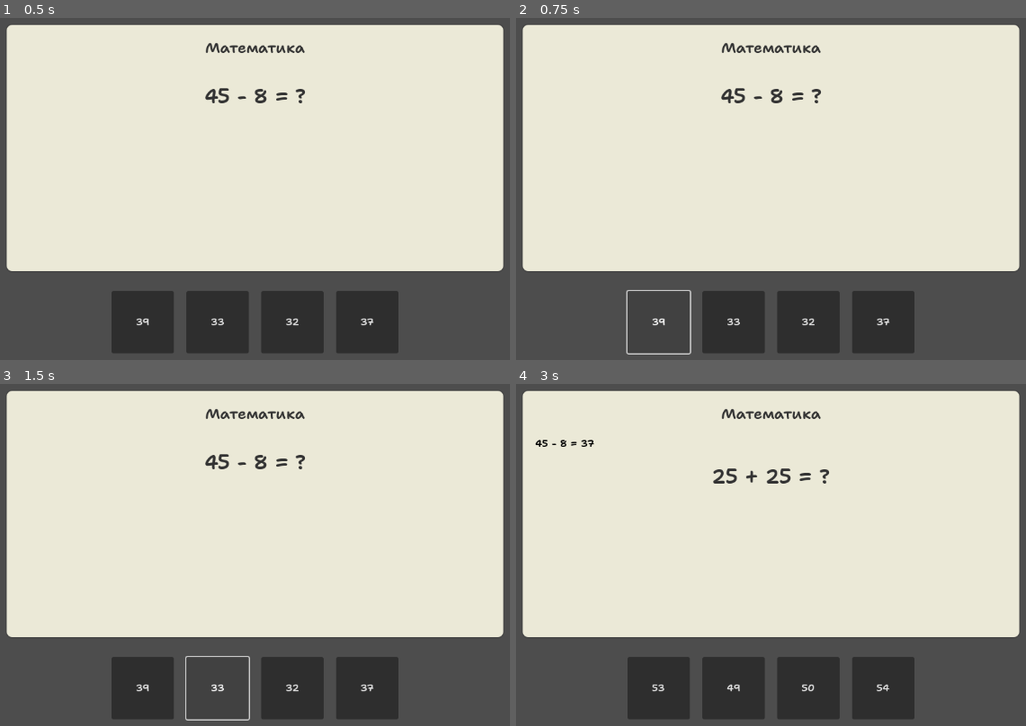
Above: before the commit, frames 1-4 (two rows, left to right).
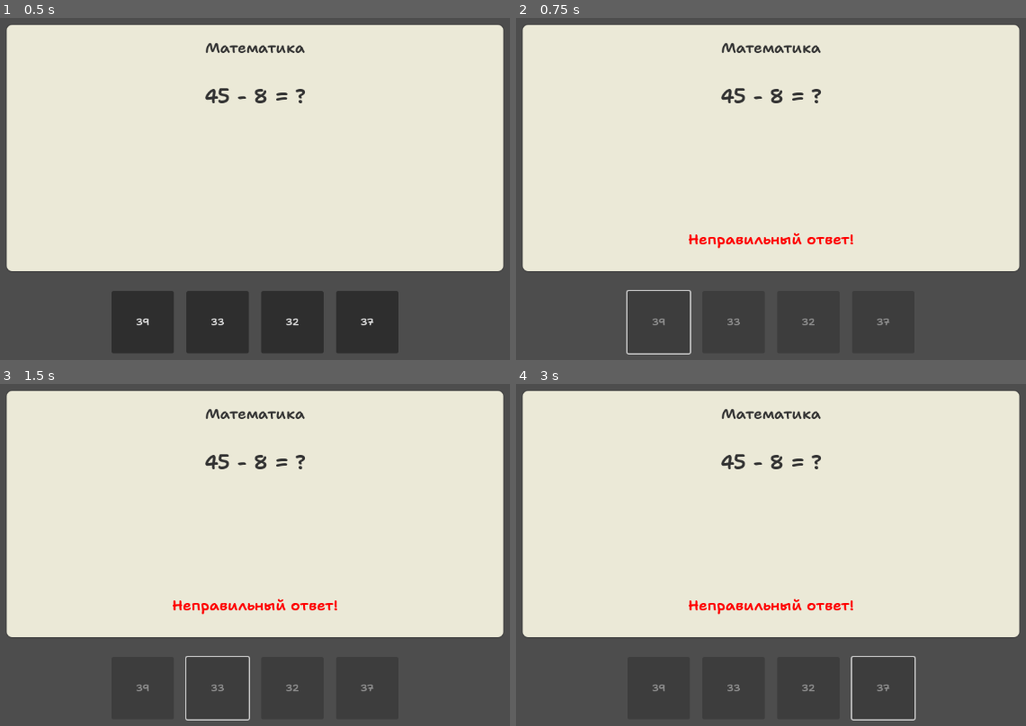
Above: after the commit, the same moments.

Repository: Dudko-godot/cgc-jam1
Game: Godot game, scene res://scenes/mini-games/homework/homework.tscn
Same seed, same stepped clock (60 frames per second), same inputs: the game is played once before the commit and once after it. This scene is started directly instead of the project's main scene.
Inputs (mouse positions are in pixels of both pictures, inside the frame that each line leads up to):
- Up to frame 1 (0.5 s): no input
- Up to frame 2 (0.75 s): click "39" at 0.5 s
- Up to frame 3 (1.5 s): click (219, 688) at 1.25 s, where only the run before the commit has a clickable "33"
- Up to frame 4 (3 s): click (806, 688) at 2 s, where only the run before the commit has a clickable "32"; click (883, 688) at 2.75 s, where only the run before the commit has a clickable "37"

Frame 1 is identical in both runs. In frame 2, 0.6% of the frame differs, in the area x 26-74%, y 62-91%; in frame 3, 0.6%; in frame 4, 1.7%, in the area x 3-79%, y 16-99%.

Commit message:
Placed all Mgames + homework fix

Diff:
--- a/global/game_tasks.gd
+++ b/global/game_tasks.gd
@@ -52,10 +52,37 @@
 		"prompt_text": "Нажмите E чтобы запустить тестовую игру",
 		"disabled_text": "Тестовая игра недоступна"
 	},
+	"hang_laundry": {
+		"id": "hang_laundry",
+		"title": "Развесить белье",
+		"description": "Развесьте чистое белье на веревке",
+		"scene_path": "res://scenes/mini-games/laundry/laundry.tscn",
+		"state": TaskState.INACTIVE,
+		"prompt_text": "Нажмите E чтобы развесить белье",
+		"disabled_text": "Корзина пуста"
+	},
+	"cleanup_toys": {
+		"id": "cleanup_toys",
+		"title": "Убрать игрушки",
+		"description": "Собери разбросанные игрушки в коробку",
+		"scene_path": "res://scenes/mini-games/cleanup_toys/cleanup_toys.tscn",
+		"state": TaskState.INACTIVE,
+		"prompt_text": "Нажмите E чтобы убрать игрушки",
+		"disabled_text": "Игрушки уже убраны"
+	},
+	"cleanup_tv": {
+		"id": "cleanup_tv",
+		"title": "Протереть телевизор",
+		"description": "Очисти телевизор от пыли",
+		"scene_path": "res://scenes/mini-games/cleanup_tv/cleanup_tv.tscn",
+		"state": TaskState.INACTIVE,
+		"prompt_text": "Нажмите E чтобы протереть телевизор",
+		"disabled_text": "Телевизор уже чистый"
+	},
 	"water_plants": {
 		"id": "water_plants",
 		"title": "Полить растения",
-		"description": "Полей все растения в комнате",
+		"description": "Полей все комнатные растения",
 		"scene_path": "res://scenes/mini-games/plants/plants.tscn",
 		"state": TaskState.INACTIVE,
 		"prompt_text": "Нажмите E чтобы полить растения",
--- a/scenes/activates/activator.tscn
+++ b/scenes/activates/activator.tscn
@@ -3,6 +3,7 @@
 [ext_resource type="Script" path="res://scenes/activates/activator.gd" id="1_lnt67"]
 
 [sub_resource type="CircleShape2D" id="CircleShape2D_y3ne4"]
+radius = 52.1536
 
 [node name="Activator" type="Area2D"]
 script = ExtResource("1_lnt67")
--- a/scenes/levels/game.tscn
+++ b/scenes/levels/game.tscn
@@ -14,19 +14,31 @@
 position = Vector2(166, -81)
 
 [node name="SimpleInteractable4" parent="map" instance=ExtResource("3_koioy")]
-position = Vector2(464, 717)
+position = Vector2(1346, 957)
 task_id = "water_plants"
 
 [node name="SimpleInteractable5" parent="map" instance=ExtResource("3_koioy")]
-position = Vector2(595, 717)
+position = Vector2(1347, 65)
 task_id = "wash_dishes"
 
 [node name="SimpleInteractable6" parent="map" instance=ExtResource("3_koioy")]
-position = Vector2(723, 717)
+position = Vector2(17, 2)
 task_id = "do_homework"
 
 [node name="SimpleInteractable" parent="map" instance=ExtResource("3_koioy")]
-position = Vector2(853, 713)
+position = Vector2(709, 459)
+
+[node name="SimpleInteractable7" parent="map" instance=ExtResource("3_koioy")]
+position = Vector2(-393, 195)
+task_id = "hang_laundry"
+
+[node name="SimpleInteractable2" parent="map" instance=ExtResource("3_koioy")]
+position = Vector2(-128, 962)
+task_id = "cleanup_tv"
+
+[node name="SimpleInteractable3" parent="map" instance=ExtResource("3_koioy")]
+position = Vector2(67, -327)
+task_id = "cleanup_toys"
 
 [node name="CanvasLayer" type="CanvasLayer" parent="."]
 
--- a/scenes/map/new_tile_set.tres
+++ b/scenes/map/new_tile_set.tres
@@ -9,7 +9,7 @@
 1:0/0 = 0
 1:0/0/physics_layer_0/polygon_0/points = PackedVector2Array(-64, -64, 64, -64, 64, 64, -64, 64)
 2:0/0 = 0
-2:0/0/physics_layer_0/polygon_0/points = PackedVector2Array(-64, -64, 64, -64, 64, 64, -64, 64)
+2:0/0/physics_layer_0/polygon_0/points = PackedVector2Array(64, 44, 64, 64, -64, 64, -64, 44)
 3:0/0 = 0
 3:0/0/physics_layer_0/polygon_0/points = PackedVector2Array(-64, -64, 64, -64, 64, 64, -64, 64)
 6:0/0 = 0
@@ -29,15 +29,19 @@
 1:1/0 = 0
 1:1/0/physics_layer_0/polygon_0/points = PackedVector2Array(-64, -64, 64, -64, 64, 64, -64, 64)
 2:1/0 = 0
+2:1/0/physics_layer_0/polygon_0/points = PackedVector2Array(-64, -64, 64, -64, 64, 64, -64, 64)
 3:1/0 = 0
+3:1/0/physics_layer_0/polygon_0/points = PackedVector2Array(-64, -64, 64, -64, 64, 64, -64, 64)
 4:1/0 = 0
+4:1/0/physics_layer_0/polygon_0/points = PackedVector2Array(-64, -64, 64, -64, 64, 64, -64, 64)
 5:1/0 = 0
+5:1/0/physics_layer_0/polygon_0/points = PackedVector2Array(-64, -64, 64, -64, 64, 64, -64, 64)
 6:1/0 = 0
 6:1/0/physics_layer_0/polygon_0/points = PackedVector2Array(-64, -64, 64, -64, 64, 64, -64, 64)
 7:1/0 = 0
 7:1/0/physics_layer_0/polygon_0/points = PackedVector2Array(-64, -64, 64, -64, 64, 64, -64, 64)
 8:1/0 = 0
-8:1/0/physics_layer_0/polygon_0/points = PackedVector2Array(-64, -64, 64, -64, 64, 64, -64, 64)
+8:1/0/physics_layer_0/polygon_0/points = PackedVector2Array(47, 44, 47, -64, 64, -64, 64, 64, -64, 64, -64, 44)
 9:1/0 = 0
 9:1/0/physics_layer_0/polygon_0/points = PackedVector2Array(-64, -64, 64, -64, 64, 64, -64, 64)
 10:1/0 = 0
@@ -53,9 +57,13 @@
 1:2/0 = 0
 1:2/0/physics_layer_0/polygon_0/points = PackedVector2Array(-64, -64, 64, -64, 64, 64, -64, 64)
 2:2/0 = 0
+2:2/0/physics_layer_0/polygon_0/points = PackedVector2Array(-64, -64, 64, -64, 64, 64, -64, 64)
 3:2/0 = 0
+3:2/0/physics_layer_0/polygon_0/points = PackedVector2Array(-64, -64, 64, -64, 64, 64, -64, 64)
 4:2/0 = 0
+4:2/0/physics_layer_0/polygon_0/points = PackedVector2Array(-64, -64, 64, -64, 64, 64, -64, 64)
 5:2/0 = 0
+5:2/0/physics_layer_0/polygon_0/points = PackedVector2Array(-64, -64, 64, -64, 64, 64, -64, 64)
 6:2/0 = 0
 6:2/0/physics_layer_0/polygon_0/points = PackedVector2Array(-64, -64, 64, -64, 64, 64, -64, 64)
 9:2/0 = 0
@@ -139,6 +147,7 @@
 8:5/0 = 0
 8:5/0/physics_layer_0/polygon_0/points = PackedVector2Array(64, -64, -64, -64, -64, -4, -2, -5, -2, 64, 64, 64)
 9:5/0 = 0
+9:5/0/physics_layer_0/polygon_0/points = PackedVector2Array(-46, 8, -31, -10, -39, -64, -13, -55, 3, -36, 33, -64, 43, -64, 27, -30, 64, -19, 33, -4, 27.659, 31.9504, 28, 64, -32, 64)
 10:5/0 = 0
 10:5/0/physics_layer_0/polygon_0/points = PackedVector2Array(0, -64, -64, -64, -64, 64, 64, 64, 64, -64)
 11:5/0 = 0
@@ -167,6 +176,7 @@
 8:6/0 = 0
 8:6/0/physics_layer_0/polygon_0/points = PackedVector2Array(64, -64, 35, -64, -2, -64, -2, -5, -2, 64, 64, 64)
 9:6/0 = 0
+9:6/0/physics_layer_0/polygon_0/points = PackedVector2Array(-28, -64, 29, -64, 21, -36, -19, -37)
 10:6/0 = 0
 10:6/0/physics_layer_0/polygon_0/points = PackedVector2Array(64, -64, -64, -64, -64, -5, 64, -6)
 11:6/0 = 0
@@ -184,7 +194,7 @@
 3:7/0 = 0
 3:7/0/physics_layer_0/polygon_0/points = PackedVector2Array(0, -64, -64, -64, -64, -5, 64, -4, 64, -64)
 4:7/0 = 0
-4:7/0/physics_layer_0/polygon_0/points = PackedVector2Array(64, -64, -64, -64, -64, -24, 64, -24)
+4:7/0/physics_layer_0/polygon_0/points = PackedVector2Array(55, -64, 56, -7, -55, -7, -55, -64)
 5:7/0 = 0
 5:7/0/physics_layer_0/polygon_0/points = PackedVector2Array(-64, -64, 64, -64, 64, 64, -64, 64)
 6:7/0 = 0
@@ -237,6 +247,7 @@
 7:9/0/physics_layer_0/polygon_0/points = PackedVector2Array(0, -64, -64, -64, -64, 64, 64, 64, 64, -64)
 8:9/0 = 0
 9:9/0 = 0
+9:9/0/physics_layer_0/polygon_0/points = PackedVector2Array(-22, -31, 27, -32, 26, 47, -23, 49)
 10:9/0 = 0
 13:9/0 = 0
 14:9/0 = 0
@@ -245,6 +256,7 @@
 0:10/0 = 0
 1:10/0 = 0
 2:10/0 = 0
+2:10/0/physics_layer_0/polygon_0/points = PackedVector2Array(-64, -54, -31, -55, -30, -27, 11, -24, 22, -6, 19, 3, 6, 22, 6, 40, -42, 38, -41.7193, 25.4558, -52, 29, -64, 32)
 3:10/0 = 0
 3:10/0/physics_layer_0/polygon_0/points = PackedVector2Array(64, 64, -64, 64, -64, -64, 64, -64)
 4:10/0 = 0
--- a/scenes/mini-games/homework/homework.gd
+++ b/scenes/mini-games/homework/homework.gd
@@ -10,6 +10,8 @@
 
 var homework_manager: Node
 var problems_to_complete = 4
+var buttons_disabled = false
+var wrong_answer_timer: Timer
 
 func _ready() -> void:
 	homework_manager = Node.new()
@@ -18,6 +20,14 @@
 
 	homework_manager.homework_completed.connect(_on_homework_completed)
 	current_problem.theme = homework_theme
+
+	# Создаем таймер для отключения кнопок
+	wrong_answer_timer = Timer.new()
+	wrong_answer_timer.one_shot = true
+	wrong_answer_timer.wait_time = 3.0
+	wrong_answer_timer.timeout.connect(_on_wrong_answer_timer_timeout)
+	add_child(wrong_answer_timer)
+
 	update_display()
 	create_answer_buttons()
 
@@ -46,9 +56,57 @@
 		answer_options.add_child(button)
 
 func on_answer_selected(answer: int) -> void:
+	if buttons_disabled:
+		return
+
 	if homework_manager.check_answer(answer):
 		update_display()
 		create_answer_buttons()
+	else:
+		# Неправильный ответ - отключаем кнопки и показываем уведомление
+		buttons_disabled = true
+		set_buttons_disabled(true)
+		show_wrong_answer_notification()
+		wrong_answer_timer.start()
+
+func set_buttons_disabled(disabled: bool) -> void:
+	for button in answer_options.get_children():
+		button.disabled = disabled
+
+func show_wrong_answer_notification() -> void:
+	var notification = Label.new()
+	notification.text = "Неправильный ответ!"
+	notification.theme = homework_theme
+	notification.add_theme_color_override("font_color", Color(1, 0, 0))
+	notification.add_theme_font_size_override("font_size", 24)
+	notification.horizontal_alignment = HORIZONTAL_ALIGNMENT_CENTER
+
+	# Добавляем уведомление над кнопками
+	var notification_container = Control.new()
+	notification_container.name = "WrongAnswerNotification"
+	notification_container.size_flags_horizontal = Control.SIZE_FILL
+	notification_container.size_flags_vertical = Control.SIZE_FILL
+	notification_container.add_child(notification)
+
+	# Удаляем предыдущее уведомление, если оно есть
+	var existing_notification = get_node_or_null("WrongAnswerNotification")
+	if existing_notification:
+		existing_notification.queue_free()
+
+	add_child(notification_container)
+	notification.position = Vector2(
+		(size.x - notification.size.x) / 2,
+		answer_options.position.y - 100
+	)
+
+func _on_wrong_answer_timer_timeout() -> void:
+	buttons_disabled = false
+	set_buttons_disabled(false)
+
+	# Удаляем уведомление
+	var notification = get_node_or_null("WrongAnswerNotification")
+	if notification:
+		notification.queue_free()
 
 func _on_homework_completed() -> void:
 	game_completed.emit()
